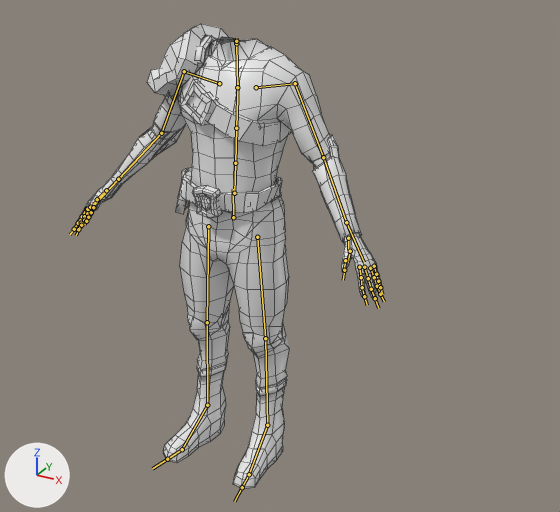
One commit to the FBX model Assets/Models/Warrior/warrior.fbx: the scene before it, then after it.
Rendered twice from a 50 mm lens placed at (1.47, -2.32, 2.05), pointed at (0.16, 0.06, 0.86). The axes (+X, +Y, +Z) are drawn at lower left. The lights are the same throughout. The bones that bend it are drawn over the model as lines. Mesh edges are drawn as thin lines.
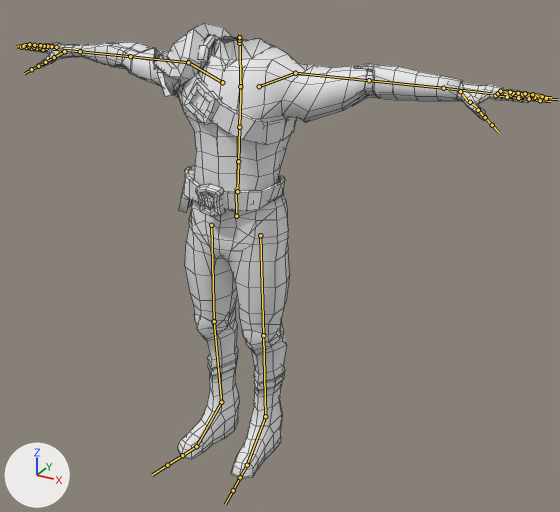
The newer file adds an action. The first version stands in its rest pose; the second is drawn at frame 1 of the action 'Armature|mixamo.com'.

The change in detail:
Bone 'mixamorig:Hips' (bone_mixamorig_hips) moves from (0.0, 0.0, 0.0) to (0.1, 0.0, -1.8).
Bone 'mixamorig:LeftShoulder' (bone_mixamorig_leftshoulder) turns from (0, 0, 0) to (-12, 0, 1) degrees about its own x, y and z.
Bone 'mixamorig:LeftArm' (bone_mixamorig_leftarm) turns from (0, 0, 0) to (-53, 0, -1) degrees about its own x, y and z.
Bone 'mixamorig:LeftForeArm' (bone_mixamorig_leftforearm) turns from (0, 0, 0) to (0, 0, -26) degrees about its own x, y and z.
Bone 'mixamorig:LeftHand' (bone_mixamorig_lefthand) turns from (0, 0, 0) to (5, -9, -2) degrees about its own x, y and z.
Bone 'mixamorig:LeftHandThumb1' (bone_mixamorig_lefthandthumb1) turns from (0, 0, 0) to (25, -6, 10) degrees about its own x, y and z.
Bone 'mixamorig:LeftHandThumb2' (bone_mixamorig_lefthandthumb2) turns from (0, 0, 0) to (-15, -7, -22) degrees about its own x, y and z.
Bone 'mixamorig:LeftHandThumb3' (bone_mixamorig_lefthandthumb3) turns from (0, 0, 0) to (6, -1, 18) degrees about its own x, y and z.
Bone 'mixamorig:LeftHandIndex1' (bone_mixamorig_lefthandindex1) turns from (0, 0, 0) to (-16, -1, -4) degrees about its own x, y and z.
Bone 'mixamorig:LeftHandMiddle1' (bone_mixamorig_lefthandmiddle1) turns from (0, 0, 0) to (-18, 2, 12) degrees about its own x, y and z.
Bone 'mixamorig:LeftHandRing1' (bone_mixamorig_lefthandring1) turns from (0, 0, 0) to (-14, 2, 16) degrees about its own x, y and z.
Bone 'mixamorig:LeftHandPinky1' (bone_mixamorig_lefthandpinky1) turns from (0, 0, 0) to (-15, 2, 12) degrees about its own x, y and z.
Bone 'mixamorig:RightShoulder' (bone_mixamorig_rightshoulder) turns from (0, 0, 0) to (-12, 0, -1) degrees about its own x, y and z.
Bone 'mixamorig:RightArm' (bone_mixamorig_rightarm) turns from (0, 0, 0) to (-53, 0, 1) degrees about its own x, y and z.
Bone 'mixamorig:RightForeArm' (bone_mixamorig_rightforearm) turns from (0, 0, 0) to (0, 0, 27) degrees about its own x, y and z.
Bone 'mixamorig:RightHand' (bone_mixamorig_righthand) turns from (0, 0, 0) to (4, 10, 0) degrees about its own x, y and z.
Bone 'mixamorig:RightHandThumb1' (bone_mixamorig_righthandthumb1) turns from (0, 0, 0) to (24, 5, -8) degrees about its own x, y and z.
Bone 'mixamorig:RightHandThumb2' (bone_mixamorig_righthandthumb2) turns from (0, 0, 0) to (-12, 4, 18) degrees about its own x, y and z.
Bone 'mixamorig:RightHandIndex1' (bone_mixamorig_righthandindex1) turns from (0, 0, 0) to (-15, 1, 6) degrees about its own x, y and z.
Bone 'mixamorig:RightHandMiddle1' (bone_mixamorig_righthandmiddle1) turns from (0, 0, 0) to (-18, -2, -11) degrees about its own x, y and z.
Bone 'mixamorig:RightHandRing1' (bone_mixamorig_righthandring1) turns from (0, 0, 0) to (-16, -2, -17) degrees about its own x, y and z.
Bone 'mixamorig:RightHandPinky1' (bone_mixamorig_righthandpinky1) turns from (0, 0, 0) to (-16, -2, -12) degrees about its own x, y and z.
Bone 'mixamorig:LeftUpLeg' (bone_mixamorig_leftupleg) turns from (0, 0, 0) to (0, 0, -3) degrees about its own x, y and z.
Bone 'mixamorig:LeftLeg' (bone_mixamorig_leftleg) turns from (0, 0, 0) to (-4, 0, 0) degrees about its own x, y and z.
Bone 'mixamorig:LeftFoot' (bone_mixamorig_leftfoot) turns from (0, 0, 0) to (4, 2, 2) degrees about its own x, y and z.
Bone 'mixamorig:RightUpLeg' (bone_mixamorig_rightupleg) turns from (0, 0, 0) to (0, 0, 3) degrees about its own x, y and z.
Bone 'mixamorig:RightLeg' (bone_mixamorig_rightleg) turns from (0, 0, 0) to (-3, 0, 0) degrees about its own x, y and z.
Bone 'mixamorig:RightFoot' (bone_mixamorig_rightfoot) turns from (0, 0, 0) to (4, -2, -2) degrees about its own x, y and z.

Where the change shows, as pixel boxes [x1, y1, x2, y2] in the pictures (560 x 512 px):
'Cube.037', posed (64% wider)
    before: [73, 24, 383, 489]
    after: [26, 23, 535, 478]
bone 'mixamorig:Hips', root to tip
    before: (233, 217) to (233, 189)
    after: (236, 216) to (236, 187)
bone 'mixamorig:LeftShoulder', root to tip
    before: (256, 87) to (295, 83)
    after: (259, 86) to (295, 73)
bone 'mixamorig:LeftArm', root to tip
    before: (295, 83) to (323, 157)
    after: (295, 73) to (369, 80)
bone 'mixamorig:LeftForeArm', root to tip
    before: (323, 157) to (346, 222)
    after: (369, 80) to (443, 88)
bone 'mixamorig:LeftHand', root to tip
    before: (346, 222) to (364, 262)
    after: (443, 88) to (492, 93)
bone 'mixamorig:LeftHandThumb1', root to tip
    before: (348, 238) to (348, 250)
    after: (460, 91) to (468, 102)
bone 'mixamorig:LeftHandThumb2', root to tip
    before: (350, 251) to (348, 262)
    after: (470, 102) to (480, 109)
bone 'mixamorig:LeftHandThumb3', root to tip
    before: (345, 260) to (344, 270)
    after: (478, 110) to (485, 117)
bone 'mixamorig:LeftHandIndex1', root to tip
    before: (359, 267) to (361, 277)
    after: (495, 95) to (507, 97)
bone 'mixamorig:LeftHandMiddle1', root to tip
    before: (364, 267) to (368, 278)
    after: (498, 93) to (511, 95)
bone 'mixamorig:LeftHandRing1', root to tip
    before: (370, 268) to (374, 277)
    after: (501, 92) to (512, 93)
bone 'mixamorig:LeftHandPinky1', root to tip
    before: (374, 266) to (376, 274)
    after: (500, 91) to (510, 92)
bone 'mixamorig:RightShoulder', root to tip
    before: (219, 83) to (184, 71)
    after: (222, 82) to (188, 62)
bone 'mixamorig:RightArm', root to tip
    before: (184, 71) to (161, 133)
    after: (188, 62) to (130, 56)
bone 'mixamorig:RightForeArm', root to tip
    before: (161, 133) to (118, 179)
    after: (130, 56) to (80, 51)
bone 'mixamorig:RightHand', root to tip
    before: (118, 179) to (93, 205)
    after: (80, 51) to (53, 49)
bone 'mixamorig:RightHandThumb1', root to tip
    before: (106, 190) to (97, 199)
    after: (64, 51) to (53, 58)
bone 'mixamorig:RightHandThumb2', root to tip
    before: (97, 199) to (91, 207)
    after: (54, 57) to (46, 62)
bone 'mixamorig:RightHandIndex1', root to tip
    before: (86, 209) to (82, 216)
    after: (43, 49) to (37, 48)
bone 'mixamorig:RightHandMiddle1', root to tip
    before: (87, 209) to (84, 216)
    after: (46, 48) to (40, 47)
bone 'mixamorig:RightHandRing1', root to tip
    before: (90, 207) to (87, 213)
    after: (52, 46) to (45, 46)
bone 'mixamorig:RightHandPinky1', root to tip
    before: (93, 207) to (91, 212)
    after: (56, 47) to (51, 46)
bone 'mixamorig:LeftUpLeg', root to tip
    before: (257, 237) to (265, 338)
    after: (260, 235) to (263, 335)
bone 'mixamorig:LeftLeg', root to tip
    before: (265, 338) to (267, 425)
    after: (263, 335) to (265, 416)
bone 'mixamorig:LeftFoot', root to tip
    before: (267, 425) to (249, 474)
    after: (265, 416) to (247, 465)
bone 'mixamorig:RightUpLeg', root to tip
    before: (208, 226) to (207, 322)
    after: (211, 225) to (214, 321)
bone 'mixamorig:RightLeg', root to tip
    before: (207, 322) to (207, 405)
    after: (214, 321) to (221, 402)
bone 'mixamorig:RightFoot', root to tip
    before: (207, 405) to (182, 449)
    after: (221, 402) to (196, 446)
